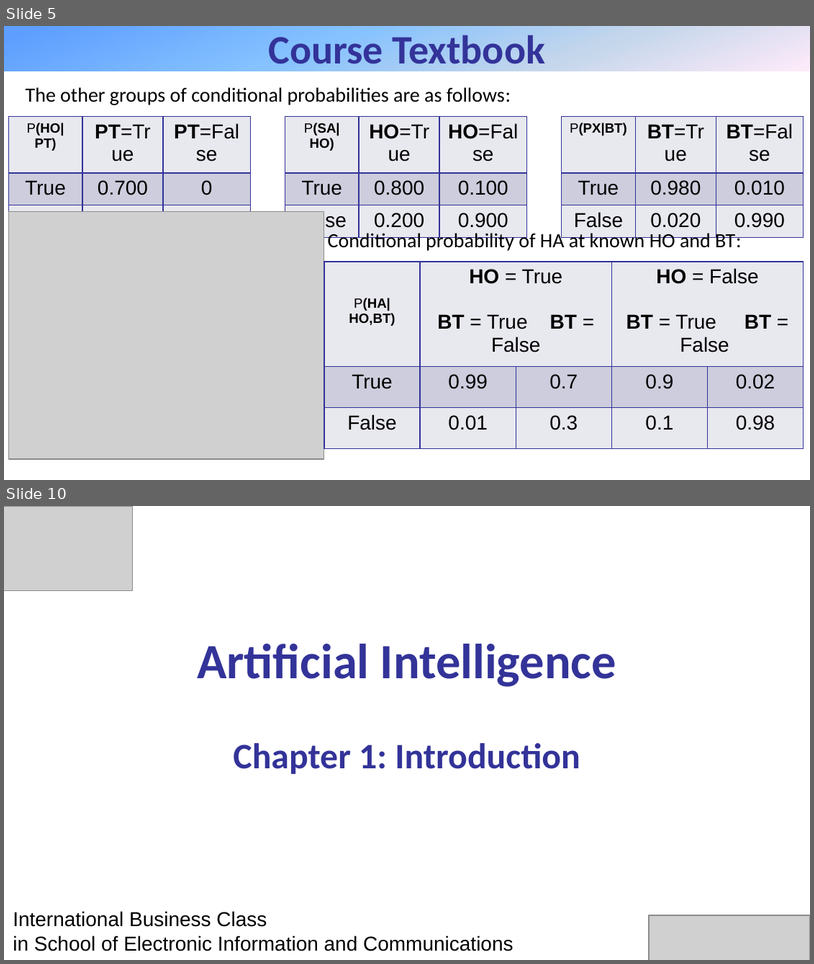
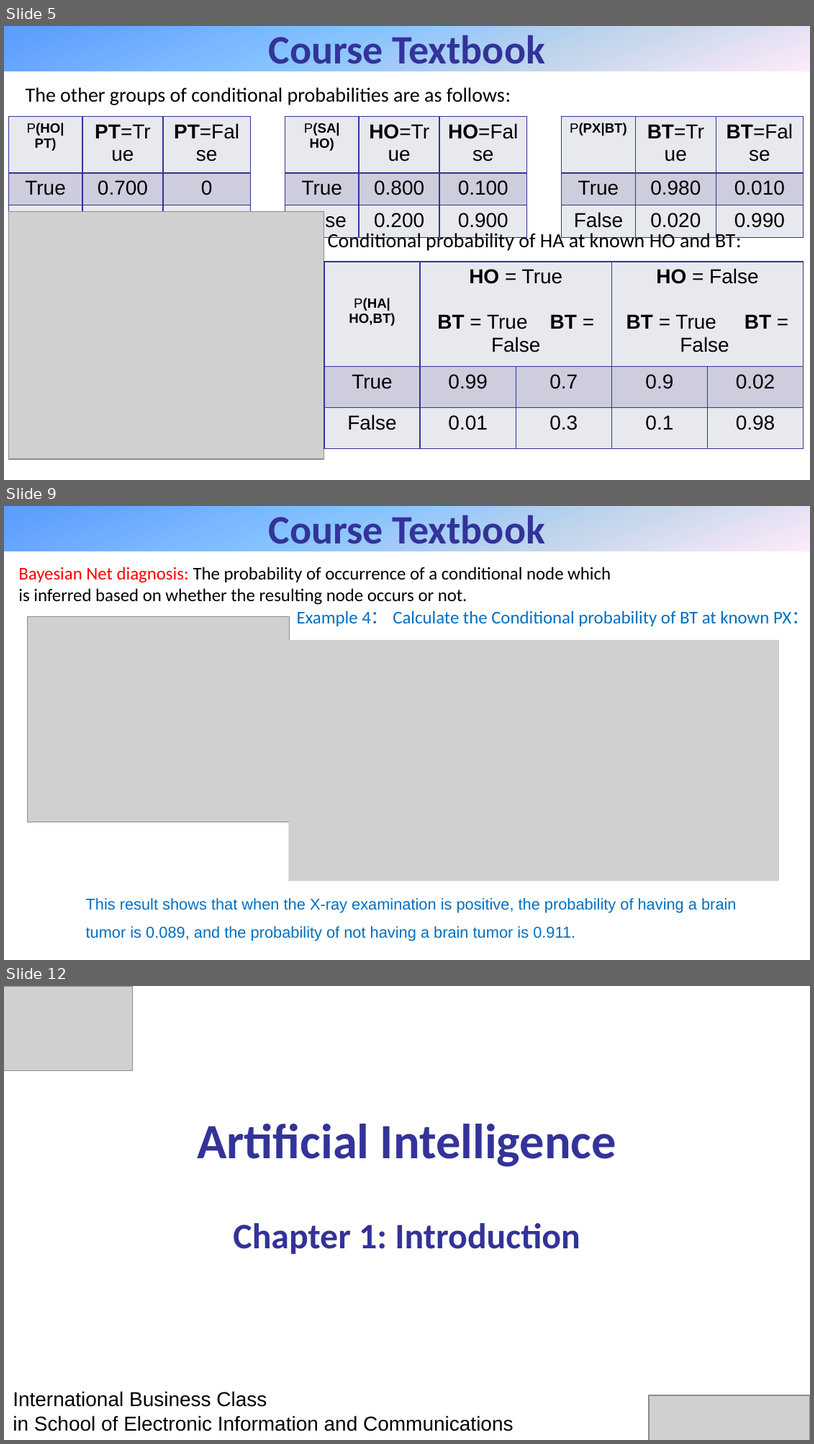
Before and after one commit to WeakX/Notes, a slide deck: ref/BayesNet.pptx. Shown one above the other, each under a label of ours: slides 5 and 10 before the commit, slides 5, 9 and 12 after it; the slides between them are not shown. The pictures are 814x964 and 814x1444 pixels, drawn with LibreOffice and Linux fonts; fonts in the diff are those of the drawing; grey boxes stand for pictures. Boxes give left, top, right and bottom in pixels: in the first picture for what was removed or moved away, otherwise in the second. Text is boxed around its words. In the diff, an @@ line names an element or a change of style, - is before the commit and + after.

```diff
--- a/ref/BayesNet.pptx
+++ b/ref/BayesNet.pptx
@@ slide 9 added at [4, 506, 810, 960], background #FFFFFF @@
@@ rectangle added at [4, 506, 810, 551], fill gradient #5E9EFF to #85C2FF to #C4D6EB to #FFEBFA, 36 pt, text #333399, bold @@
+Course Textbook
@@ text added at [18, 566, 611, 605], 16 pt, text #000000 @@
+Bayesian Net diagnosis: The probability of occurrence of a conditional node which
+is inferred based on whether the resulting node occurs or not.
@@ text added at [297, 610, 810, 626], 16 pt, text #0070C0 @@
+Example 4： Calculate the Conditional probability of BT at known PX：
@@ picture added at [27, 616, 289, 821] @@
@@ picture added at [288, 640, 779, 881] @@
@@ text added at [86, 898, 736, 941], 14 pt, text #0070C0 @@
+This result shows that when the X-ray examination is positive, the probability of having a brain tumor is 0.089, and the probability of not having a brain tumor is 0.911.
@@ what was slide 10 is now slide 12 @@
```
Also in this commit, not shown: 3 slides changed, 3 other slides added, 2 slides removed.
